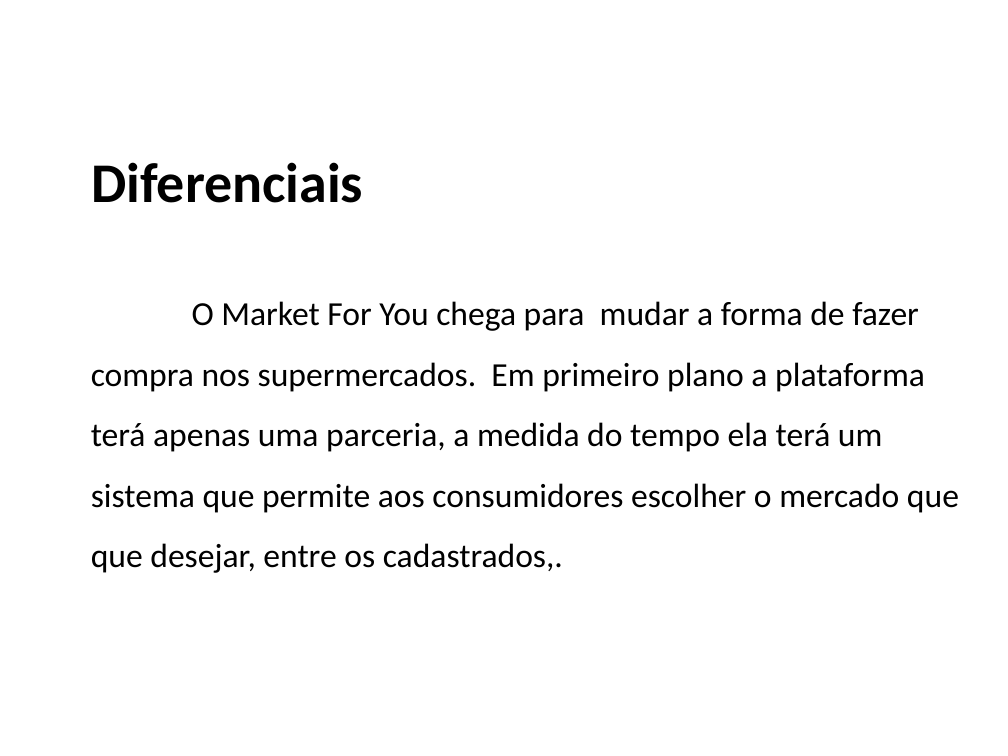
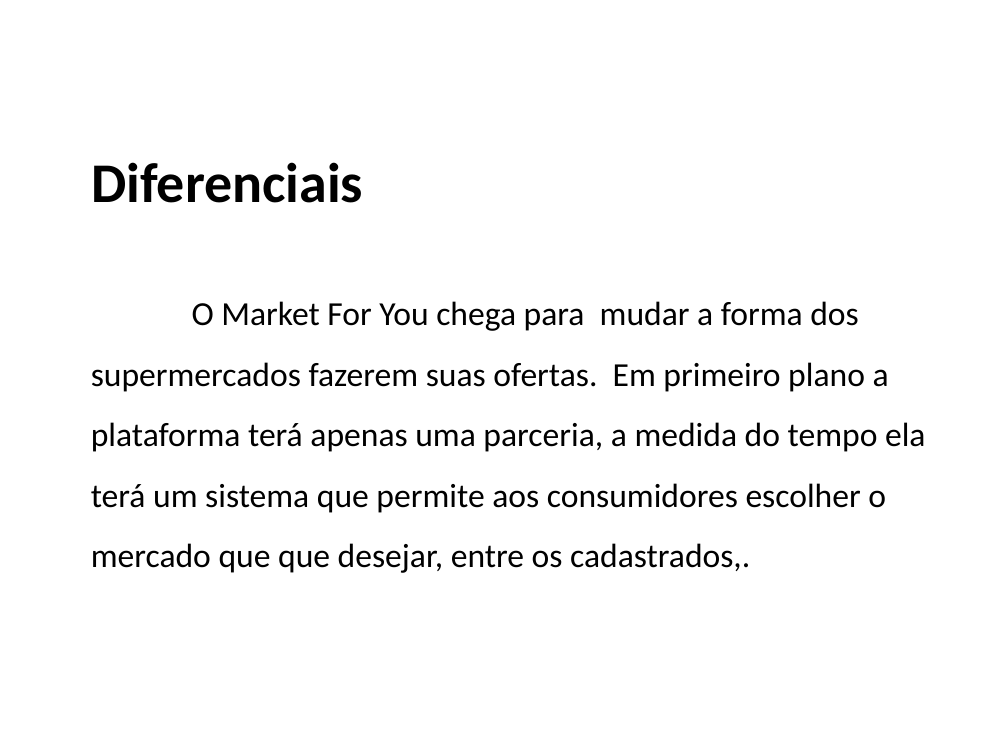
Before and after one commit to ProjetoAC/Luan---Market-For-You, a slide deck: slide 7 of Market For You.pptx (slide 6 before the commit). Drawn at 1008x756 pixels with LibreOffice and Linux fonts; fonts in the diff are those of the drawing; background and template pictures are left out. Boxes give left, top, right and bottom in pixels: in the first picture for what was removed or moved away, otherwise in the second. Text is boxed around its words. In the diff, an @@ line names an element or a change of style, - is before the commit and + after.

```diff
--- a/Market For You.pptx
+++ b/Market For You.pptx
@@ text at (x1=91, y1=301, x2=926, y2=573): text changed @@
-O Market For You chega para mudar a forma de fazer compra nos supermercados. Em primeiro plano a plataforma terá apenas uma parceria, a medida do tempo ela terá um sistema que permite aos consumidores escolher o mercado que que desejar, entre os cadastrados,.
+O Market For You chega para mudar a forma dos supermercados fazerem suas ofertas. Em primeiro plano a plataforma terá apenas uma parceria, a medida do tempo ela terá um sistema que permite aos consumidores escolher o mercado que que desejar, entre os cadastrados,.
```
Also in this commit, not shown: 4 other slides changed, 3 slides added, 2 slides removed.
